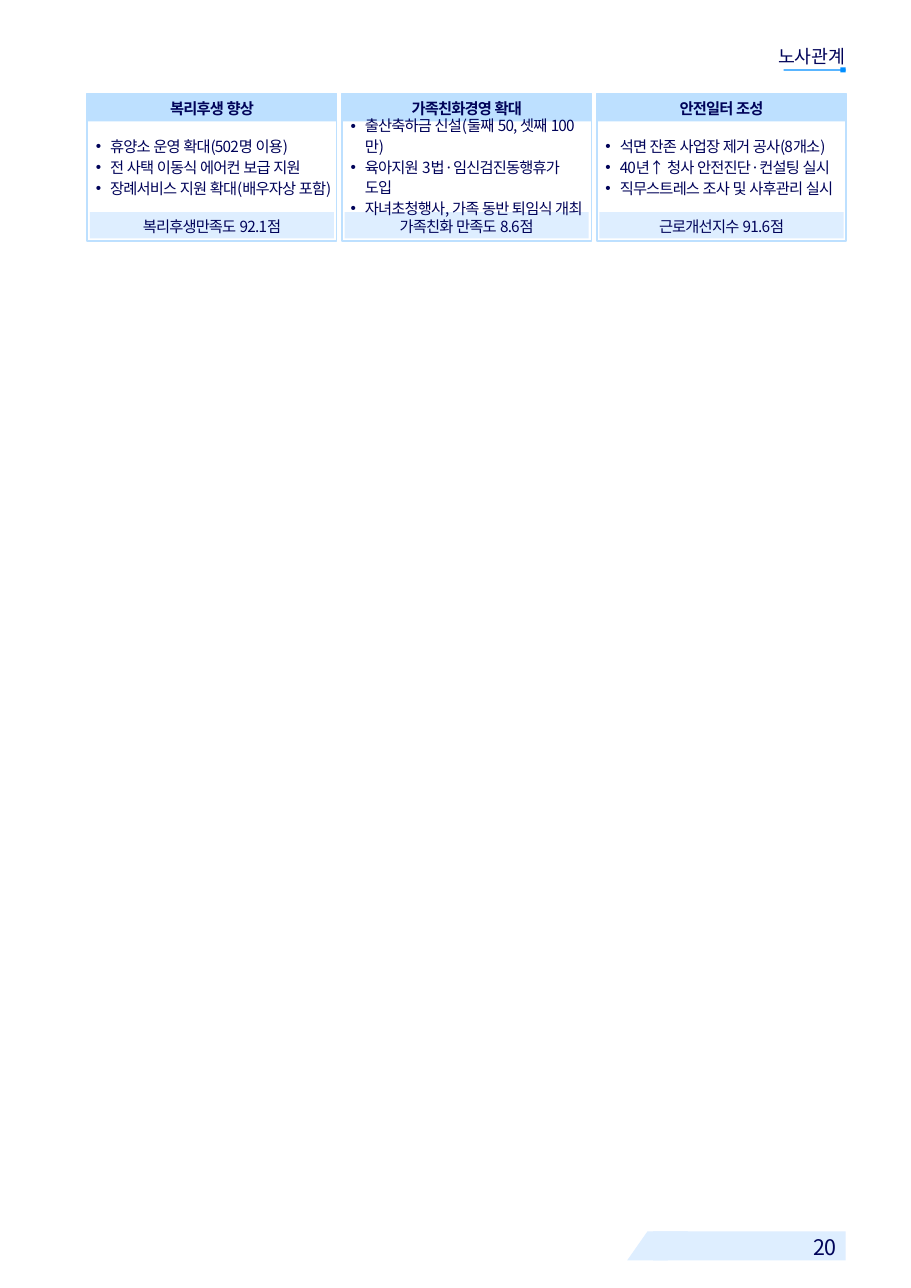
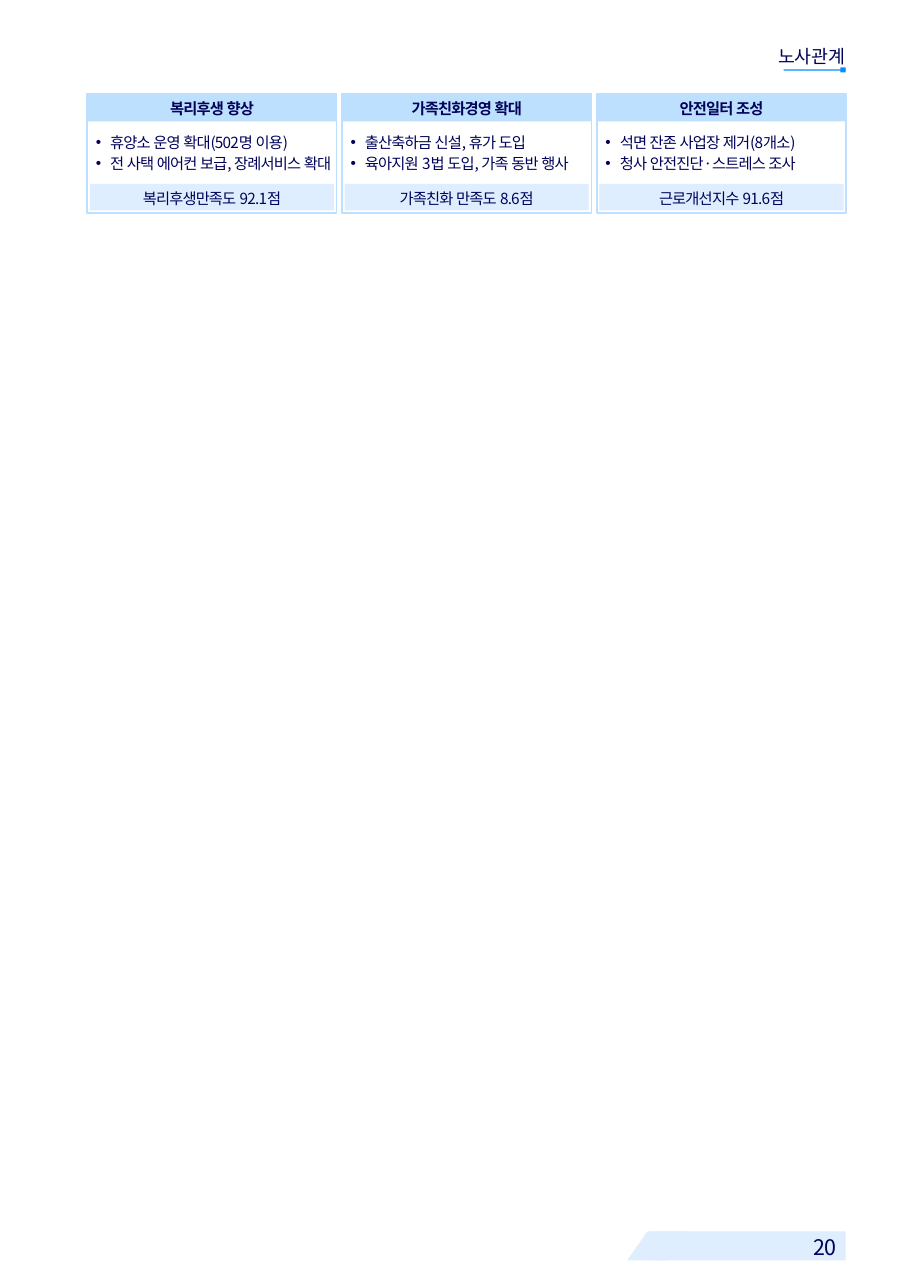
Before and after one commit to khjlsi-creator/claude, a slide deck: slide 20 of korad-경영평가-ppt/KORAD_경영평가_레이아웃_템플릿_A4세로.pptx. Drawn at 911x1288 pixels with LibreOffice and Linux fonts; fonts in the diff are those of the drawing; background and template pictures are left out. Boxes give left, top, right and bottom in pixels: in the first picture for what was removed or moved away, otherwise in the second. Text is boxed around its words. In the diff, an @@ line names an element or a change of style, - is before the commit and + after.

```diff
--- a/korad-경영평가-ppt/KORAD_경영평가_레이아웃_템플릿_A4세로.pptx
+++ b/korad-경영평가-ppt/KORAD_경영평가_레이아웃_템플릿_A4세로.pptx
@@ rectangle resized from (x1=87, y1=94, x2=336, y2=241) to (x1=87, y1=94, x2=336, y2=213) @@
@@ rectangle resized from (x1=341, y1=94, x2=590, y2=241) to (x1=341, y1=94, x2=590, y2=213) @@
@@ rectangle resized from (x1=597, y1=94, x2=846, y2=241) to (x1=597, y1=94, x2=846, y2=213) @@
@@ text at (x1=365, y1=135, x2=568, y2=172): text changed @@
-• 출산축하금 신설(둘째 50, 셋째 100만)
-• 육아지원 3법·임신검진동행휴가 도입
-• 자녀초청행사, 가족 동반 퇴임식 개최
+• 출산축하금 신설, 휴가 도입
+• 육아지원 3법 도입, 가족 동반 행사
@@ text at (x1=620, y1=135, x2=796, y2=171): text changed @@
-• 석면 잔존 사업장 제거 공사(8개소)
-• 40년↑ 청사 안전진단·컨설팅 실시
-• 직무스트레스 조사 및 사후관리 실시
+• 석면 잔존 사업장 제거(8개소)
+• 청사 안전진단·스트레스 조사
@@ text at (x1=110, y1=156, x2=331, y2=172): text changed @@
-• 전 사택 이동식 에어컨 보급 지원
-• 장례서비스 지원 확대(배우자상 포함)
+• 전 사택 에어컨 보급, 장례서비스 확대
@@ 3 texts, 3 rectangles moved together from (x1=89, y1=213, x2=844, y2=239) to (x1=89, y1=184, x2=844, y2=210) @@
```
Also in this commit, not shown: 21 other slides changed, 5 slides removed, 9 other files.
